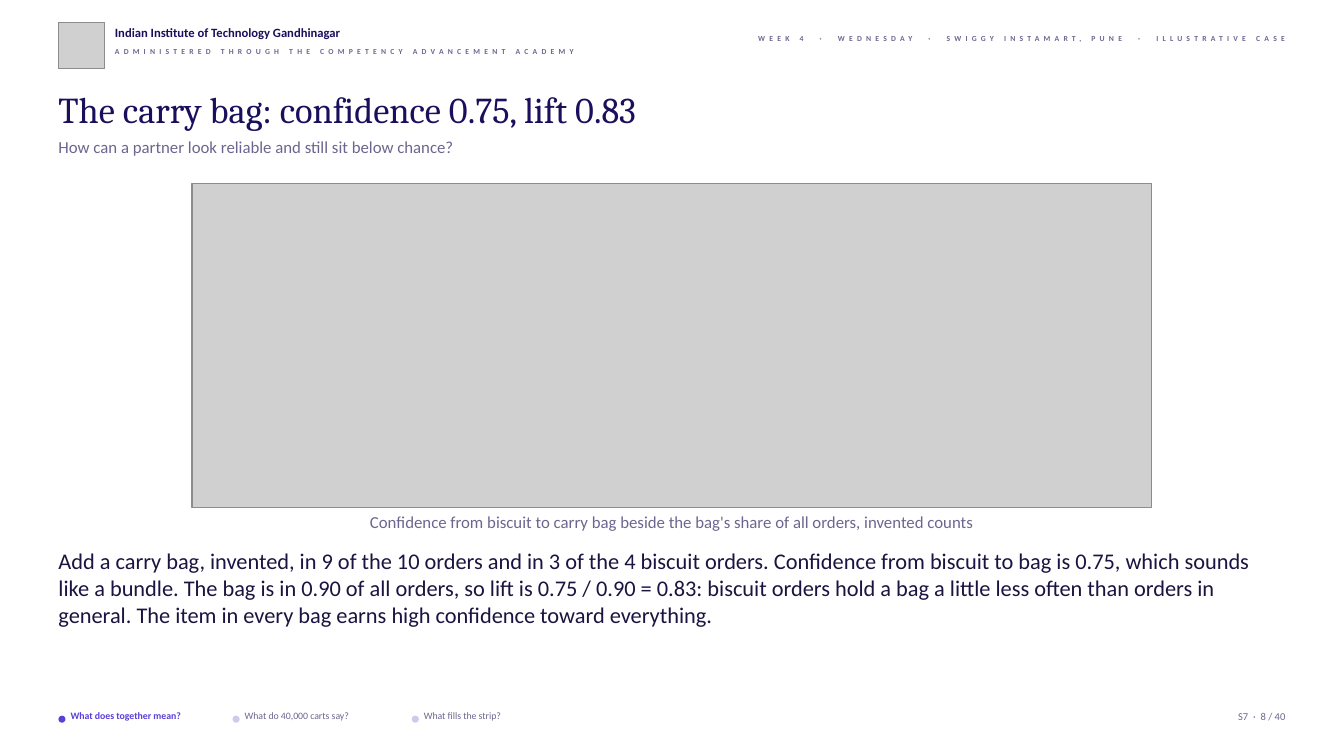
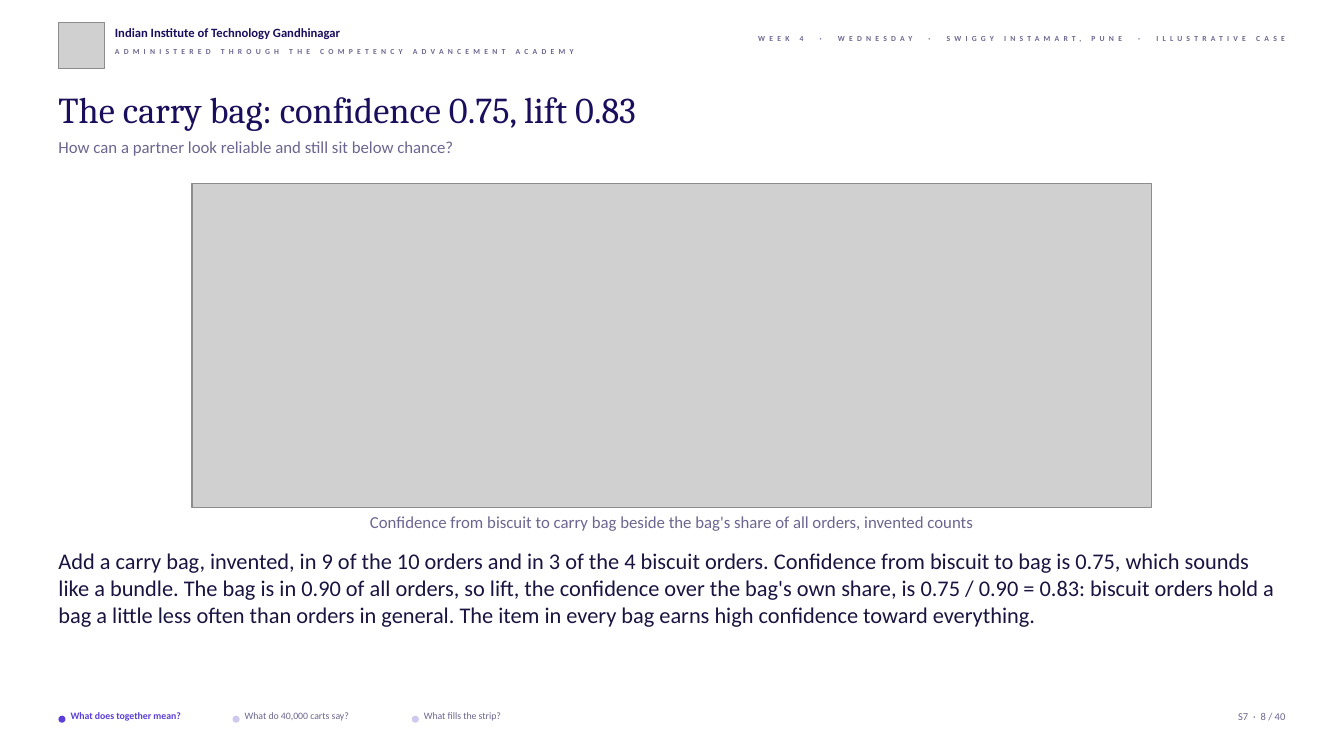
Before and after one commit to fde-academy-lab/c2-content-factory, a slide deck: slide 8 of content/W04/D3/slides/C2_W04_D03_half1_STUDENT.pptx. Drawn at 1344x756 pixels with LibreOffice and Linux fonts; fonts in the diff are those of the drawing; grey boxes stand for pictures; background and template pictures are left out. Boxes give left, top, right and bottom in pixels: in the first picture for what was removed or moved away, otherwise in the second. Text is boxed around its words. In the diff, an @@ line names an element or a change of style, - is before the commit and + after.

```diff
--- a/content/W04/D3/slides/C2_W04_D03_half1_STUDENT.pptx
+++ b/content/W04/D3/slides/C2_W04_D03_half1_STUDENT.pptx
@@ text at box(58, 553, 1274, 627): text changed @@
-Add a carry bag, invented, in 9 of the 10 orders and in 3 of the 4 biscuit orders. Confidence from biscuit to bag is 0.75, which sounds like a bundle. The bag is in 0.90 of all orders, so lift is 0.75 / 0.90 = 0.83: biscuit orders hold a bag a little less often than orders in general. The item in every bag earns high confidence toward everything.
+Add a carry bag, invented, in 9 of the 10 orders and in 3 of the 4 biscuit orders. Confidence from biscuit to bag is 0.75, which sounds like a bundle. The bag is in 0.90 of all orders, so lift, the confidence over the bag's own share, is 0.75 / 0.90 = 0.83: biscuit orders hold a bag a little less often than orders in general. The item in every bag earns high confidence toward everything.
```
Also in this commit, not shown: 22 other slides changed, 5 other files.
